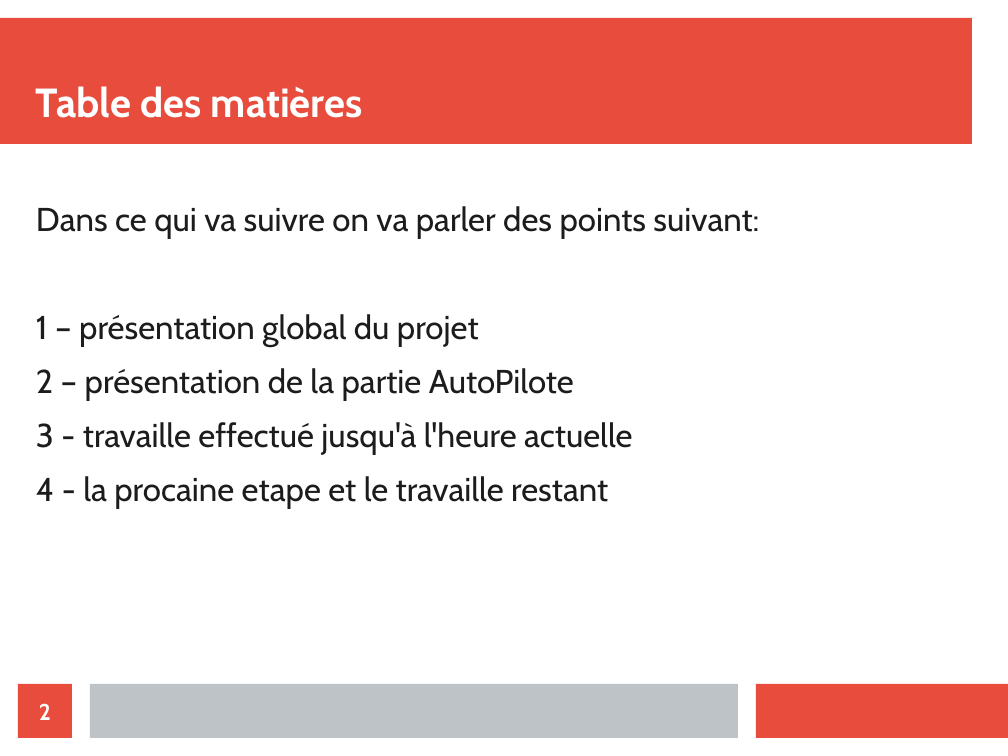
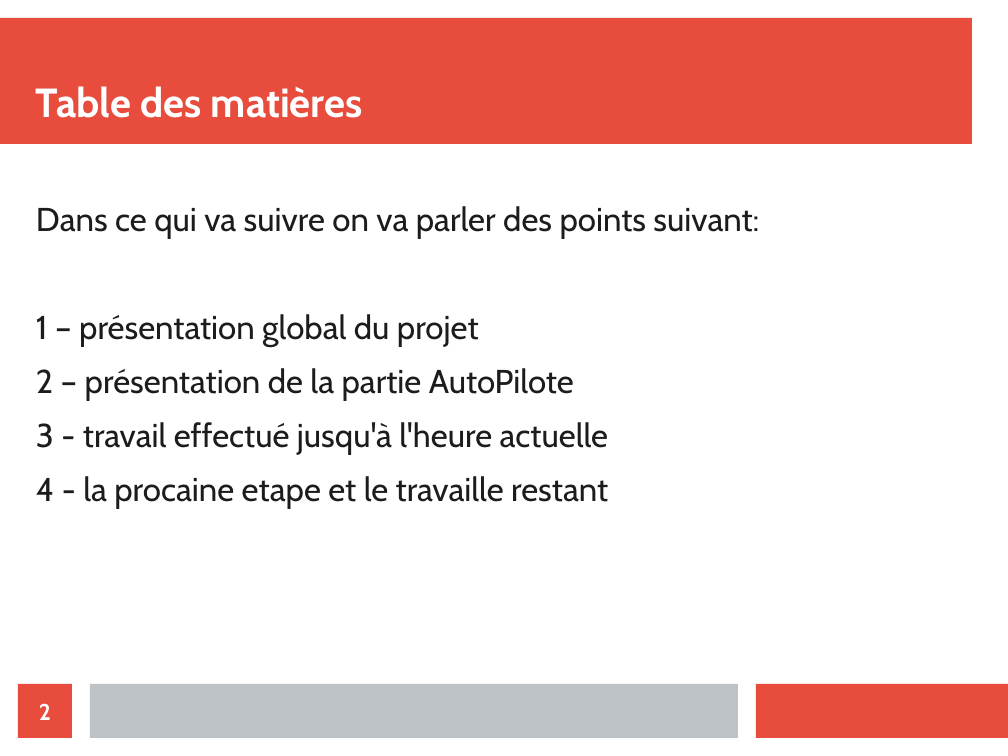
Before and after one commit to athmanmekh/AuttoPIlote-X-OPEN-PILOT, a slide deck: slide 2 of presentation/diapoPresentation.odp. Drawn at 1008x756 pixels with LibreOffice and Linux fonts; fonts in the diff are those of the drawing. Boxes give left, top, right and bottom in pixels: in the first picture for what was removed or moved away, otherwise in the second. Text is boxed around its words. In the diff, an @@ line names an element or a change of style, - is before the commit and + after.

```diff
--- a/presentation/diapoPresentation.odp
+++ b/presentation/diapoPresentation.odp
@@ text at bbox=[36, 422, 609, 455]: text changed @@
-3 - travaille effectué jusqu'à l'heure actuelle
+3 - travail effectué jusqu'à l'heure actuelle
```
Also in this commit, not shown: 3 other slides changed, 5 slides added, 3 other files.
